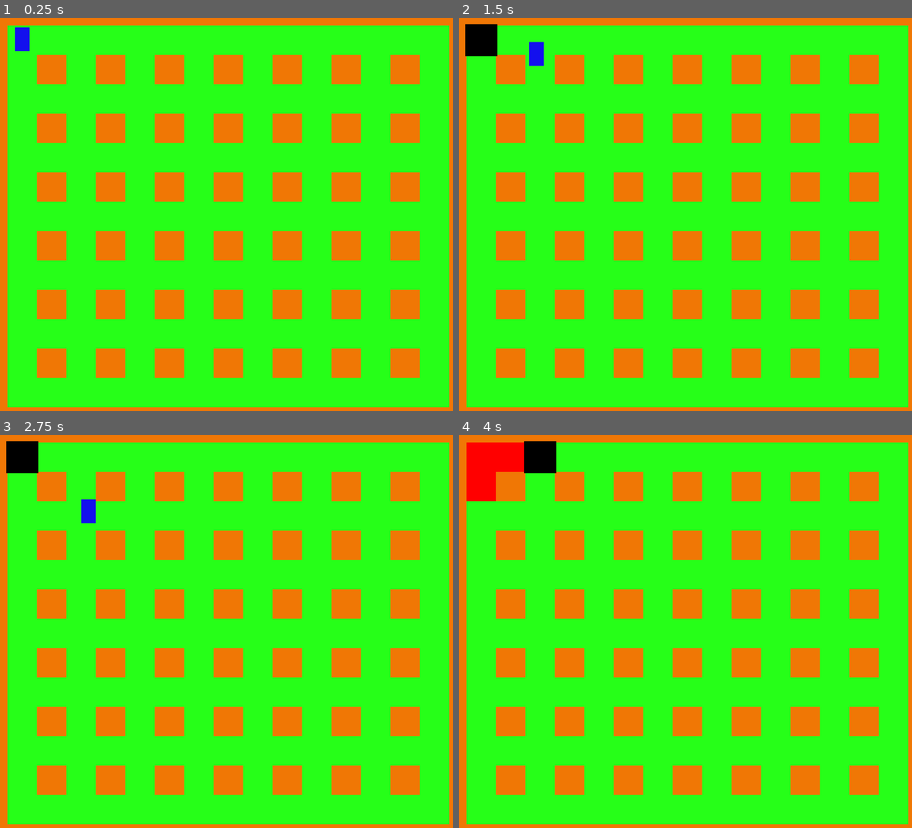
Above: before the commit, frames 1-4 (two rows, left to right).
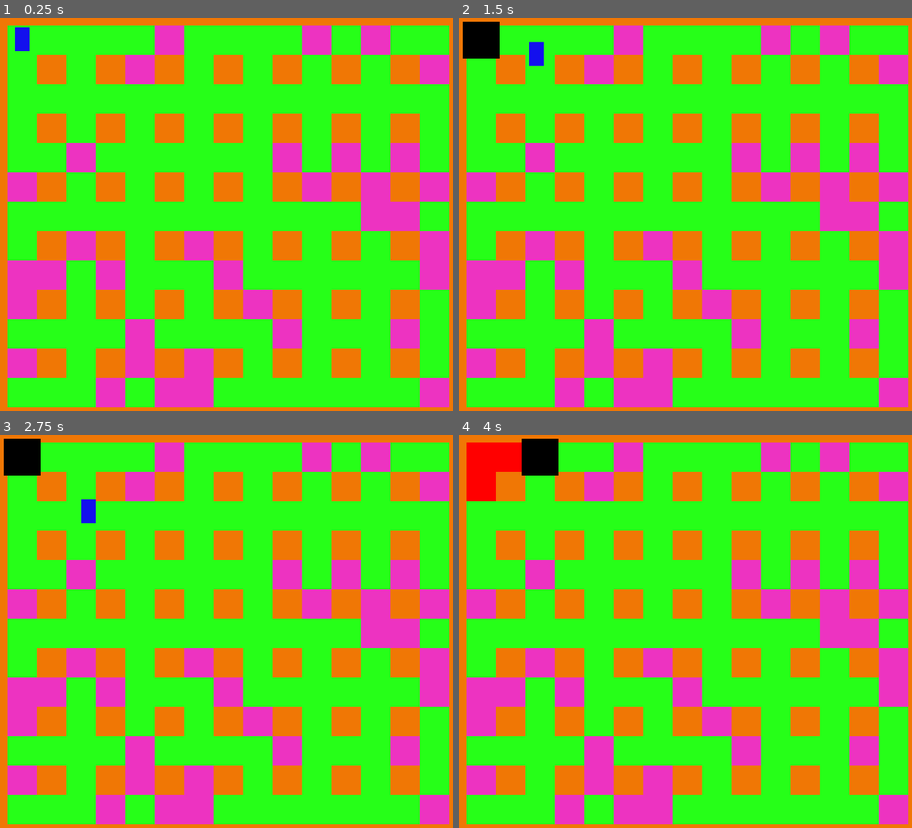
Above: after the commit, the same moments.

Repository: adrianofelix019/bomberman-clone
Game: Godot game, scene res://scenes/main_game.tscn
Two runs of this game, one before a commit and one after it. Both use one fixed random seed, a clock stepped at 60 frames per second and the inputs below.
Inputs:
- Up to frame 1 (0.25 s): no input
- Up to frame 2 (1.5 s): tap Enter at 0.5 s; hold Right (ui_right) 0.53-1.28 s; hold K (place_bomb) 0.53-1.28 s; hold Down (ui_down) from 1.28 s (still down); tap K (place_bomb) at 1.35 s
- Up to frame 3 (2.75 s): release Down (ui_down) at 2.03 s; hold Right (ui_right) from 2.03 s (still down); hold K (place_bomb) from 2.03 s (still down)
- Up to frame 4 (4 s): tap Space at 2.75 s; release Right (ui_right) at 2.78 s; release K (place_bomb) at 2.78 s; hold Up (ui_up) 2.78-3.53 s; tap K (place_bomb) at 2.85 s; hold Left (ui_left) from 3.53 s (still down); hold K (place_bomb) from 3.53 s (still down)

The runs differ from the first frame. In frame 1, 17% of the frame differs, in the area x 1-100%, y 1-100%; in frame 2, 17%, in the area x 0-100%, y 0-100%; in frame 3, 17%; in frame 4, 17%.

Commit message:
spawn breakable blocks

Diff:
--- a/scenes/main_game.tscn
+++ b/scenes/main_game.tscn
@@ -4,6 +4,8 @@
 [ext_resource type="Texture2D" uid="uid://dalu2ce7c7dt6" path="res://assets/temp/background.png" id="1_s3esy"]
 [ext_resource type="Texture2D" uid="uid://dgvhl16klutwr" path="res://assets/temp/walls.png" id="2_0rdsr"]
 [ext_resource type="Texture2D" uid="uid://m3ilnnmcslwx" path="res://assets/temp/bomb.png" id="3_0rdsr"]
+[ext_resource type="Script" uid="uid://cupc74ivt3x7a" path="res://tile_map_layer.gd" id="5_ipu61"]
+[ext_resource type="Texture2D" uid="uid://dgaebqqnf76u5" path="res://assets/temp/breakable.png" id="5_ygxny"]
 
 [sub_resource type="PhysicsMaterial" id="PhysicsMaterial_0rdsr"]
 
@@ -23,12 +25,17 @@
 texture = ExtResource("3_0rdsr")
 0:0/0 = 0
 
+[sub_resource type="TileSetAtlasSource" id="TileSetAtlasSource_wi4c7"]
+texture = ExtResource("5_ygxny")
+0:0/0 = 0
+
 [sub_resource type="TileSet" id="TileSet_ec6vt"]
 physics_layer_0/collision_layer = 1
 physics_layer_0/physics_material = SubResource("PhysicsMaterial_0rdsr")
 sources/0 = SubResource("TileSetAtlasSource_72e8q")
 sources/1 = SubResource("TileSetAtlasSource_ipu61")
 sources/2 = SubResource("TileSetAtlasSource_ygxny")
+sources/3 = SubResource("TileSetAtlasSource_wi4c7")
 
 [node name="MainGame" type="Node2D" unique_id=1607514451]
 script = ExtResource("1_ipu61")
@@ -36,3 +43,4 @@
 [node name="TileMapLayer" type="TileMapLayer" parent="." unique_id=1231121909]
 tile_map_data = PackedByteArray("AAAAAAAAAQAAAAAAAAABAAAAAQAAAAAAAAACAAAAAQAAAAAAAAADAAAAAQAAAAAAAAAEAAAAAQAAAAAAAAAFAA …(4000 unchanged characters)…
 tile_set = SubResource("TileSet_ec6vt")
+script = ExtResource("5_ipu61")
--- /dev/null
+++ b/tile_map_layer.gd
@@ -0,0 +1,41 @@
+extends TileMapLayer
+
+const BREAKABLE_TILE := Vector2i(0, 0)
+const MAP_WIDTH := 18
+const MAP_HEIGHT := 16
+const BREAK_AMOUNT := 35
+
+
+func _ready() -> void:
+	generate_breakable_blocks()
+
+
+func generate_breakable_blocks() -> void:
+	var possible_cells: Array[Vector2i] = []
+
+	for y in range(1, MAP_HEIGHT - 1):
+		for x in range(1, MAP_WIDTH - 1):
+			var cell := Vector2i(x, y)
+
+			if get_cell_source_id(cell) == 1:
+				continue
+
+			if is_player_spawn_area(cell):
+				continue
+
+			possible_cells.append(cell)
+	possible_cells.shuffle()
+
+	var amount = min(BREAK_AMOUNT, possible_cells.size())
+	for i in range(amount):
+		set_cell(possible_cells[i], 3, BREAKABLE_TILE)
+
+
+func is_player_spawn_area(cell: Vector2i) -> bool:
+	var spawn := Vector2i(1, 1)
+
+	return (
+		cell == spawn
+		or cell == spawn + Vector2i.RIGHT
+		or cell == spawn + Vector2i.LEFT
+	)
Binary file changed: assets/temp/bomb.png
Binary file added: assets/temp/breakable.png
Not shown, added: assets/temp/breakable.png.import
Not shown, added: tile_map_layer.gd.uid
